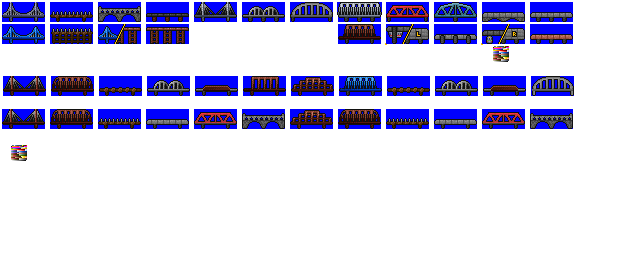
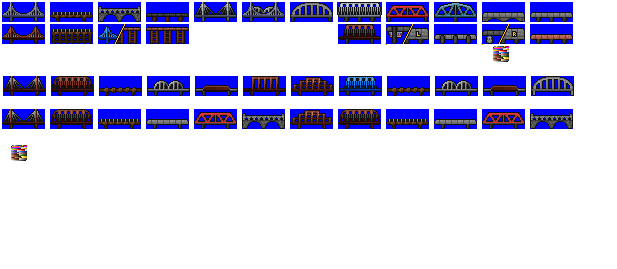
Comparing the layer stacks of the two 617 x 269 images. Changes:
showed "Pasted Layer #2" over [243, 2, 284, 22]
added layer "blue susp icon copy" above "blue susp icon" over [3, 27, 44, 43]
